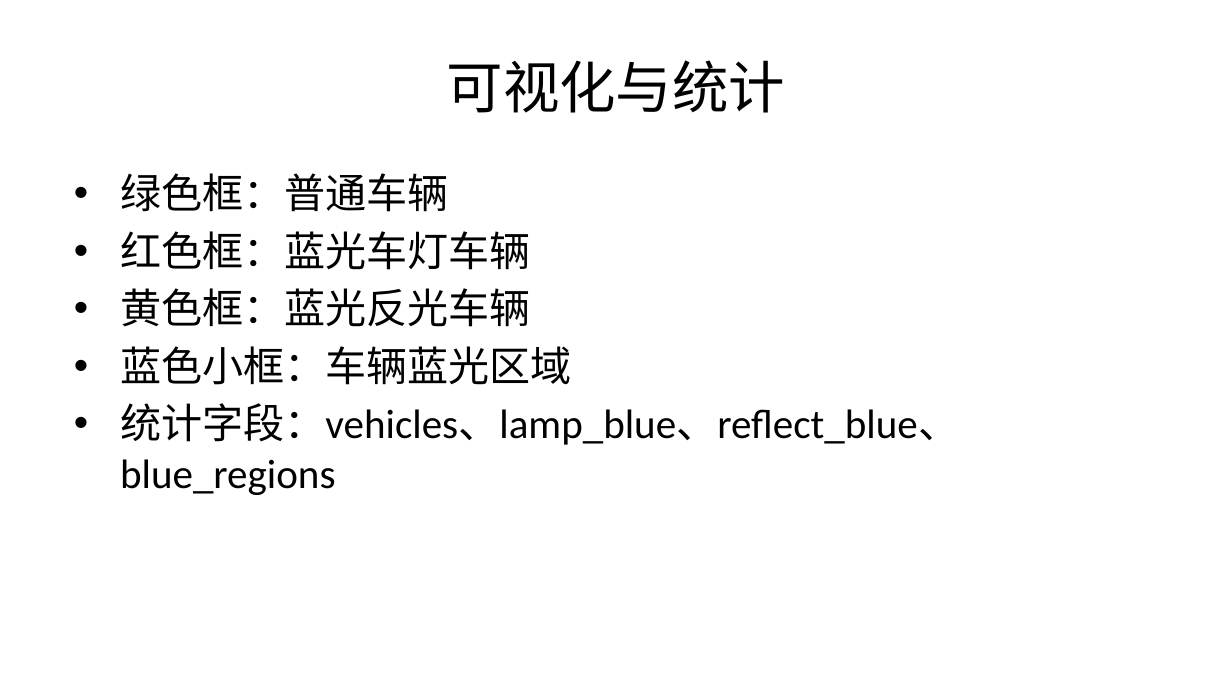
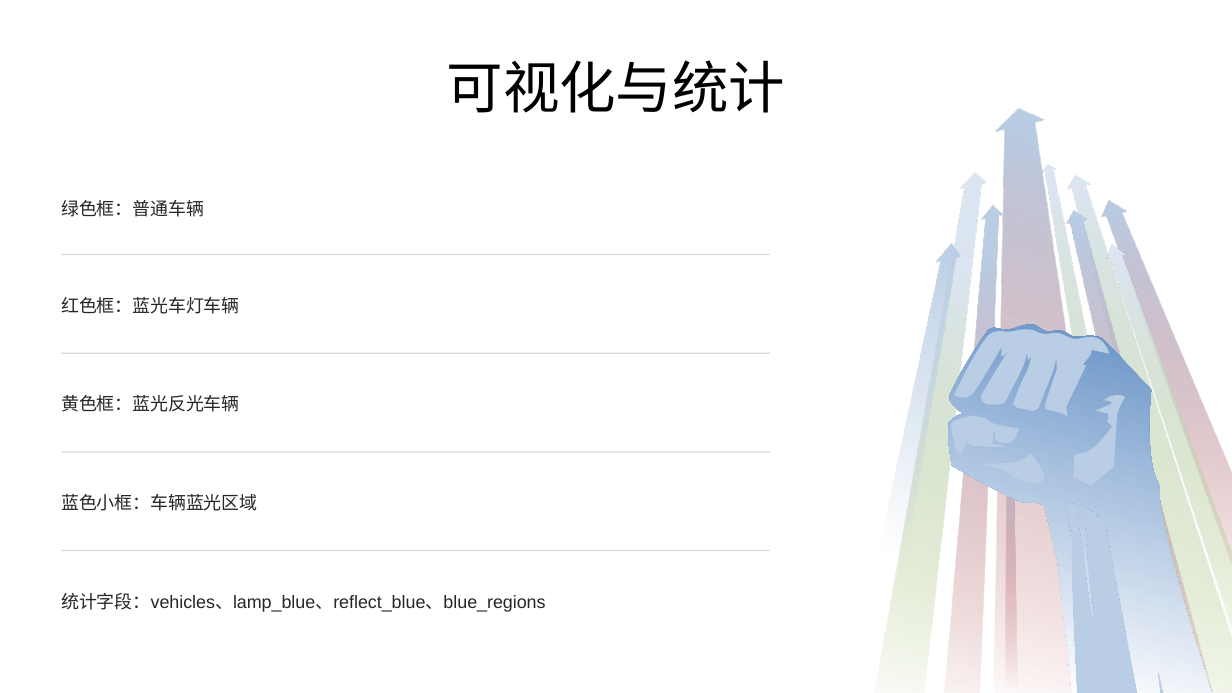
Before and after one commit to szl97/DAA, a slide deck: slide 9 of blue-light-detection/解题ppt.pptx. Drawn at 1232x693 pixels with LibreOffice and Linux fonts; fonts in the diff are those of the drawing. Boxes give left, top, right and bottom in pixels: in the first picture for what was removed or moved away, otherwise in the second. Text is boxed around its words. In the diff, an @@ line names an element or a change of style, - is before the commit and + after.

```diff
--- a/blue-light-detection/解题ppt.pptx
+++ b/blue-light-detection/解题ppt.pptx
@@ freeform shape added at (855, 105, 1232, 693), fill gradient #B9CDE5 to #C0504D @@
@@ text removed at (120, 173, 959, 495) @@
-• 绿色框：普通车辆
-• 红色框：蓝光车灯车辆
-• 黄色框：蓝光反光车辆
-• 蓝色小框：车辆蓝光区域
-• 统计字段：vehicles、lamp_blue、reflect_blue、blue_regions
@@ freeform shape added at (828, 169, 1058, 693), fill gradient #DCE6F2 to #9BBB59 @@
@@ freeform shape added at (919, 164, 1232, 693), fill gradient #DCE6F2 to #9BBB59 @@
@@ freeform shape added at (950, 174, 1232, 693), fill gradient #DCE6F2 to #9BBB59 @@
@@ text added at (61, 200, 204, 217), 10.5 pt, text #262626 @@
+绿色框：普通车辆
@@ freeform shape added at (860, 205, 1101, 693), fill gradient #B9CDE5 to #C0504D @@
@@ freeform shape added at (957, 209, 1232, 693), fill gradient #B9CDE5 to #C0504D @@
@@ freeform shape added at (1023, 200, 1232, 567), fill gradient #B9CDE5 to #C0504D @@
@@ line added from (62, 255) to (770, 255), #808080 0.75 pt @@
@@ freeform shape added at (822, 240, 1001, 693), fill gradient #B9CDE5 @@
@@ freeform shape added at (1021, 244, 1232, 631), fill gradient #DCE6F2 to #9BBB59 @@
@@ text added at (61, 297, 239, 314), 10.5 pt, text #262626 @@
+红色框：蓝光车灯车辆
@@ freeform shape added at (884, 303, 1232, 693), fill gradient #4F81BD to #FFFFFF @@
@@ freeform shape added at (954, 306, 1112, 432), fill #B9CDE5 @@
@@ line added from (62, 354) to (770, 354), #808080 0.75 pt @@
@@ freeform shape added at (1069, 388, 1133, 490), fill #B9CDE5 @@
@@ text added at (61, 395, 239, 412), 10.5 pt, text #262626 @@
+黄色框：蓝光反光车辆
@@ freeform shape added at (945, 410, 1019, 466), fill #B9CDE5 @@
@@ freeform shape added at (942, 435, 1081, 693), fill gradient #B9CDE5 to #C0504D @@
@@ freeform shape added at (979, 442, 1050, 486), fill #B9CDE5 @@
@@ line added from (62, 452) to (770, 452), #808080 0.75 pt @@
@@ text added at (61, 494, 257, 511), 10.5 pt, text #262626 @@
+蓝色小框：车辆蓝光区域
@@ freeform shape added at (1011, 489, 1210, 693), fill #B9CDE5 @@
@@ line added from (62, 551) to (770, 551), #808080 0.75 pt @@
@@ text added at (61, 593, 545, 612), 10.5 pt, text #262626 @@
+统计字段：vehicles、lamp_blue、reflect_blue、blue_regions
```
Also in this commit, not shown: 8 other slides changed.
